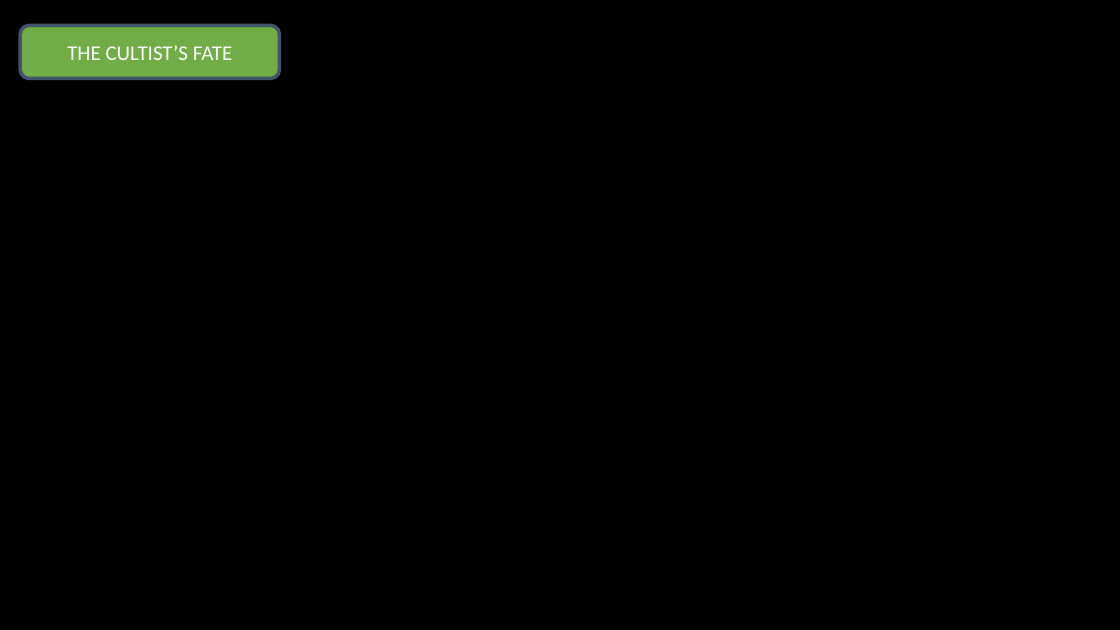
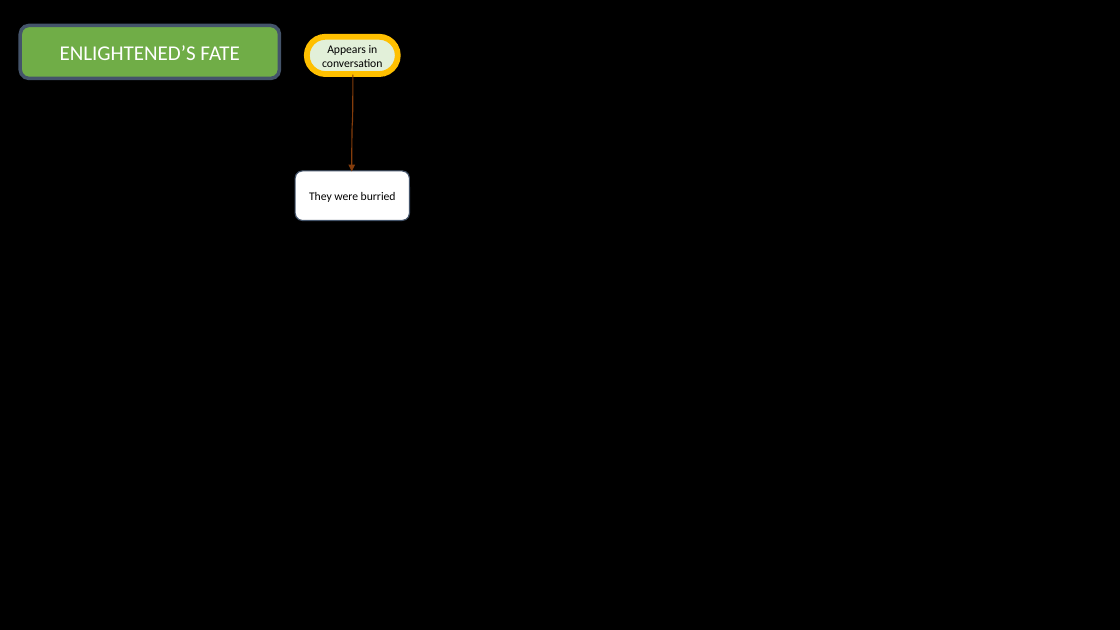
Before and after one commit to Tchetchouille/ijo-musi, a slide deck: slide 2 of Design Documents/Narration/Narrative Map.pptx. Drawn at 1120x630 pixels with LibreOffice and Linux fonts; fonts in the diff are those of the drawing. Boxes give left, top, right and bottom in pixels: in the first picture for what was removed or moved away, otherwise in the second. Text is boxed around its words. In the diff, an @@ line names an element or a change of style, - is before the commit and + after.

```diff
--- a/Design Documents/Narration/Narrative Map.pptx
+++ b/Design Documents/Narration/Narrative Map.pptx
@@ text in rounded rectangle at [60, 45, 239, 60]: text changed @@
-THE CULTIST’S FATE
+ENLIGHTENED’S FATE
@@ rounded rectangle added at [307, 37, 397, 74], fill #E2F0D9, outline #FFC000 5 pt, 10 pt, text #000000 @@
+Appears in conversation
@@ curved arrow added from (353, 75) to (352, 171), #FFC000 1 pt @@
@@ rounded rectangle added at [295, 171, 409, 220], fill #FFFFFF, outline #44546A 1 pt, 10 pt, text #000000 @@
+They were burried
```
Also in this commit, not shown: 3 other slides changed, 3 slides added, 7 other files.
